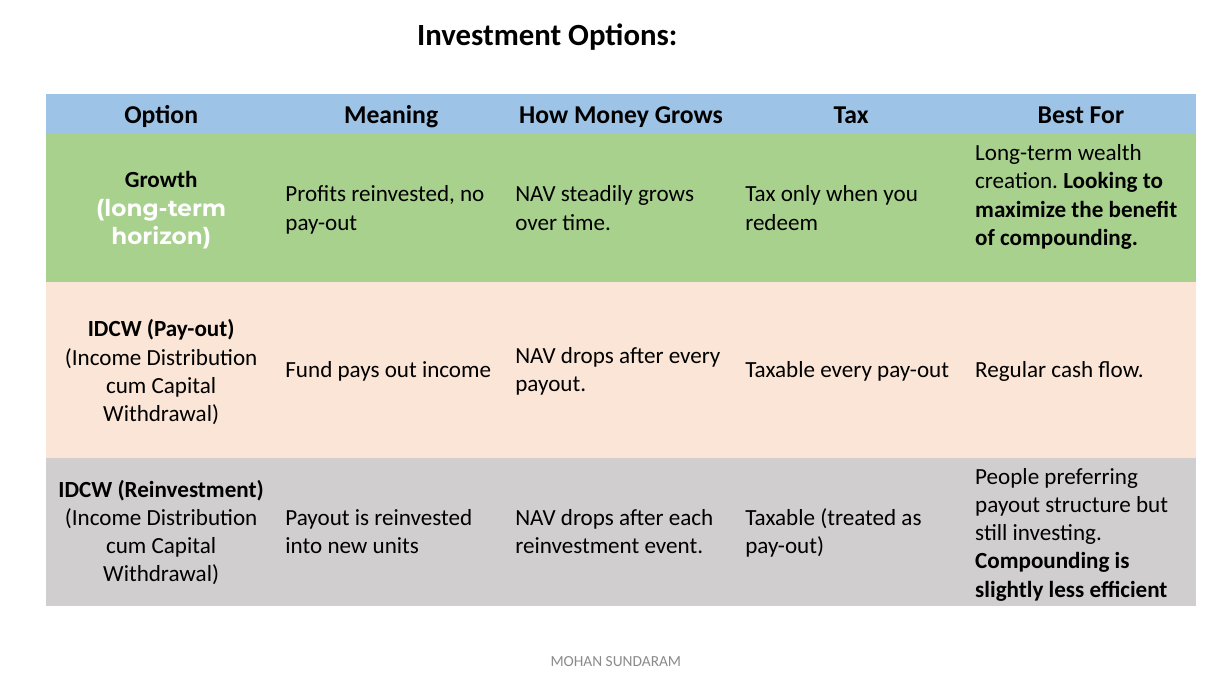
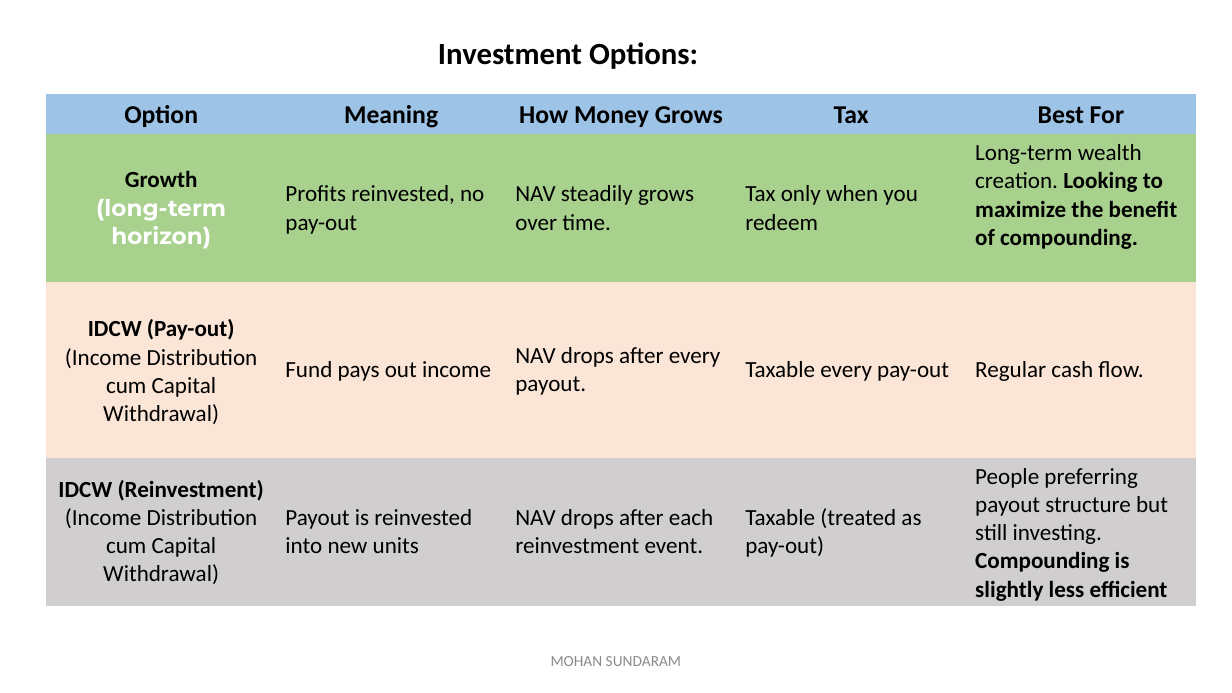
Before and after one commit to mohan4295work/Doc, a slide deck: slide 8 of Mutual Fund.pptx. Drawn at 1232x693 pixels with LibreOffice and Linux fonts; fonts in the diff are those of the drawing. Boxes give left, top, right and bottom in pixels: in the first picture for what was removed or moved away, otherwise in the second. Text is boxed around its words. In the diff, an @@ line names an element or a change of style, - is before the commit and + after.

```diff
--- a/Mutual Fund.pptx
+++ b/Mutual Fund.pptx
@@ text "Investment Options:": place and size @@
-text "Investment Options:" at bbox=[417, 23, 677, 50]
+text "Investment Options:" at bbox=[438, 42, 698, 69]
```
Also in this commit, not shown: 2 other slides changed, 1 slide added.
